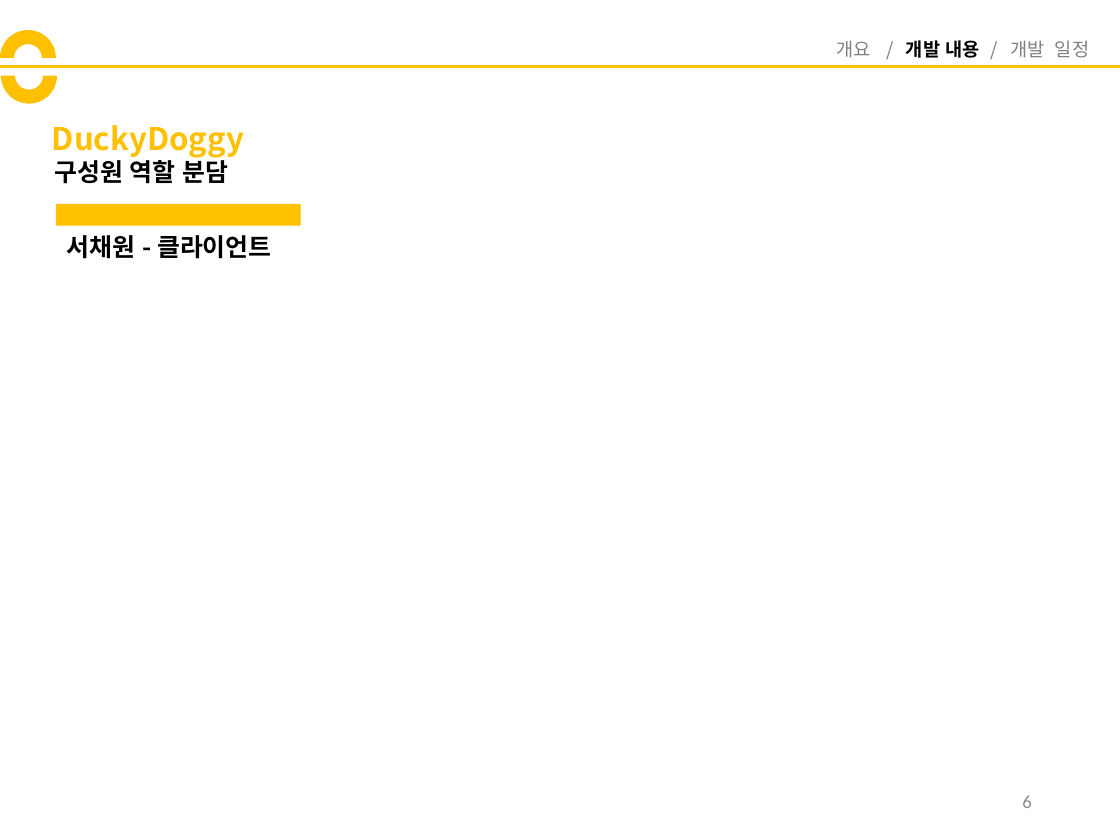
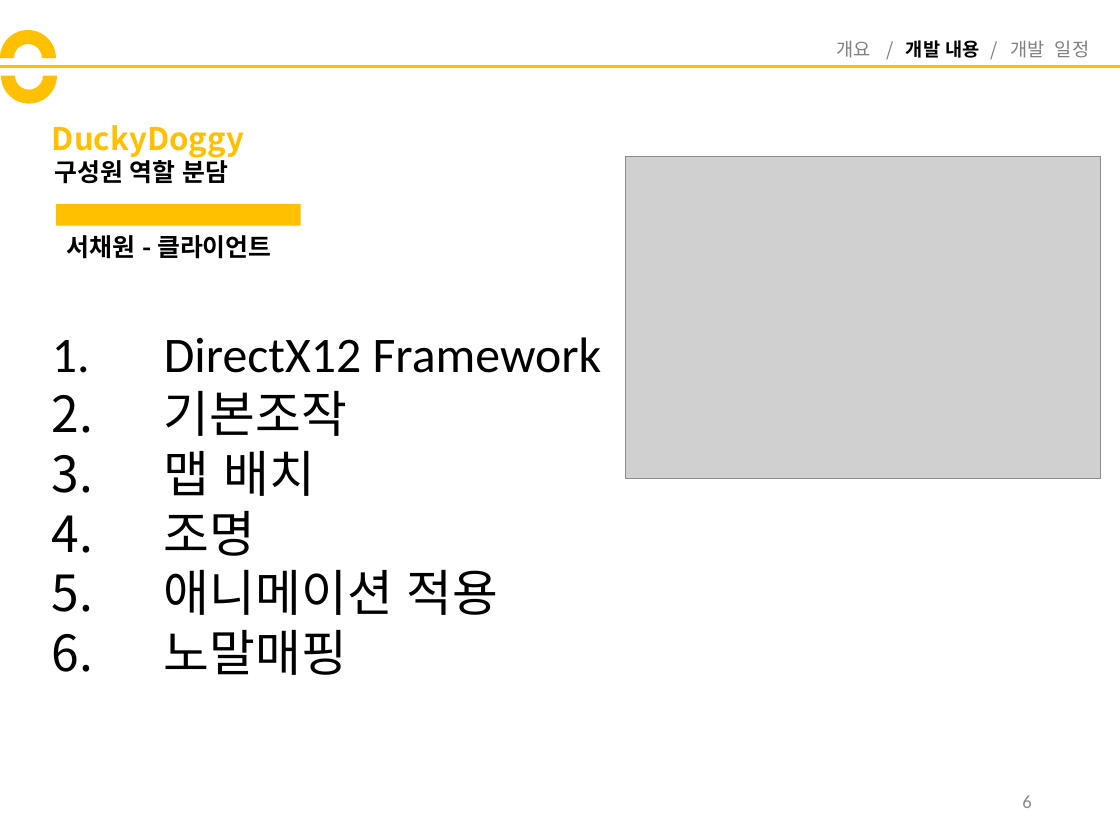
Before and after one commit to codnsj81/HuffAndPuff, a slide deck: slide 6 of 기획 문서/DuckyDoggy_중간발표.pptx. Drawn at 1120x840 pixels with LibreOffice and Linux fonts; fonts in the diff are those of the drawing; grey boxes stand for pictures. Boxes give left, top, right and bottom in pixels: in the first picture for what was removed or moved away, otherwise in the second. Text is boxed around its words. In the diff, an @@ line names an element or a change of style, - is before the commit and + after.

```diff
--- a/기획 문서/DuckyDoggy_중간발표.pptx
+++ b/기획 문서/DuckyDoggy_중간발표.pptx
@@ picture added at [626, 157, 1101, 478] @@
@@ text added at [164, 337, 602, 675], 32 pt, text #000000 @@
+1. DirectX12 Framework
+2. 기본조작
+3. 맵 배치
+4. 조명
+5. 애니메이션 적용
+6. 노말매핑
```
Also in this commit, not shown: 2 other slides changed.
